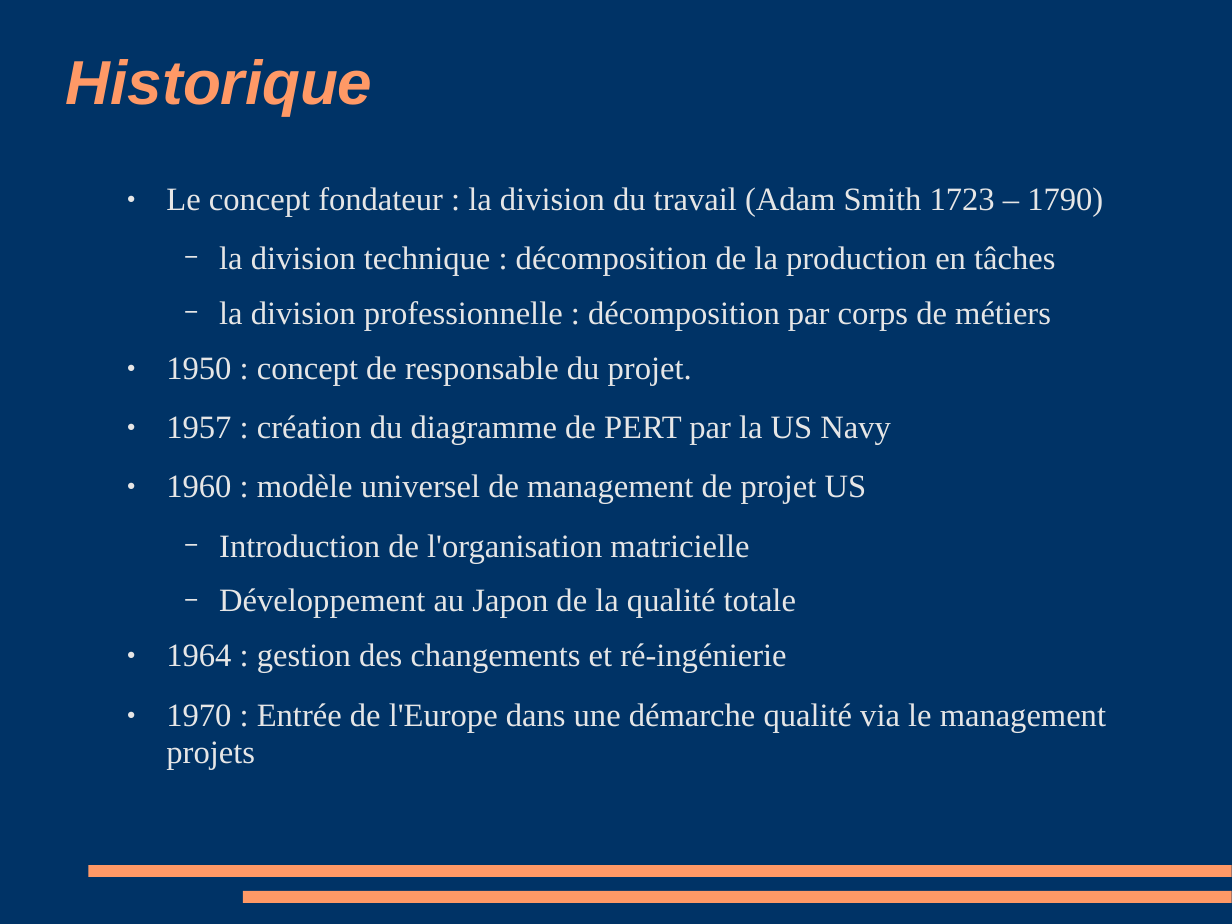
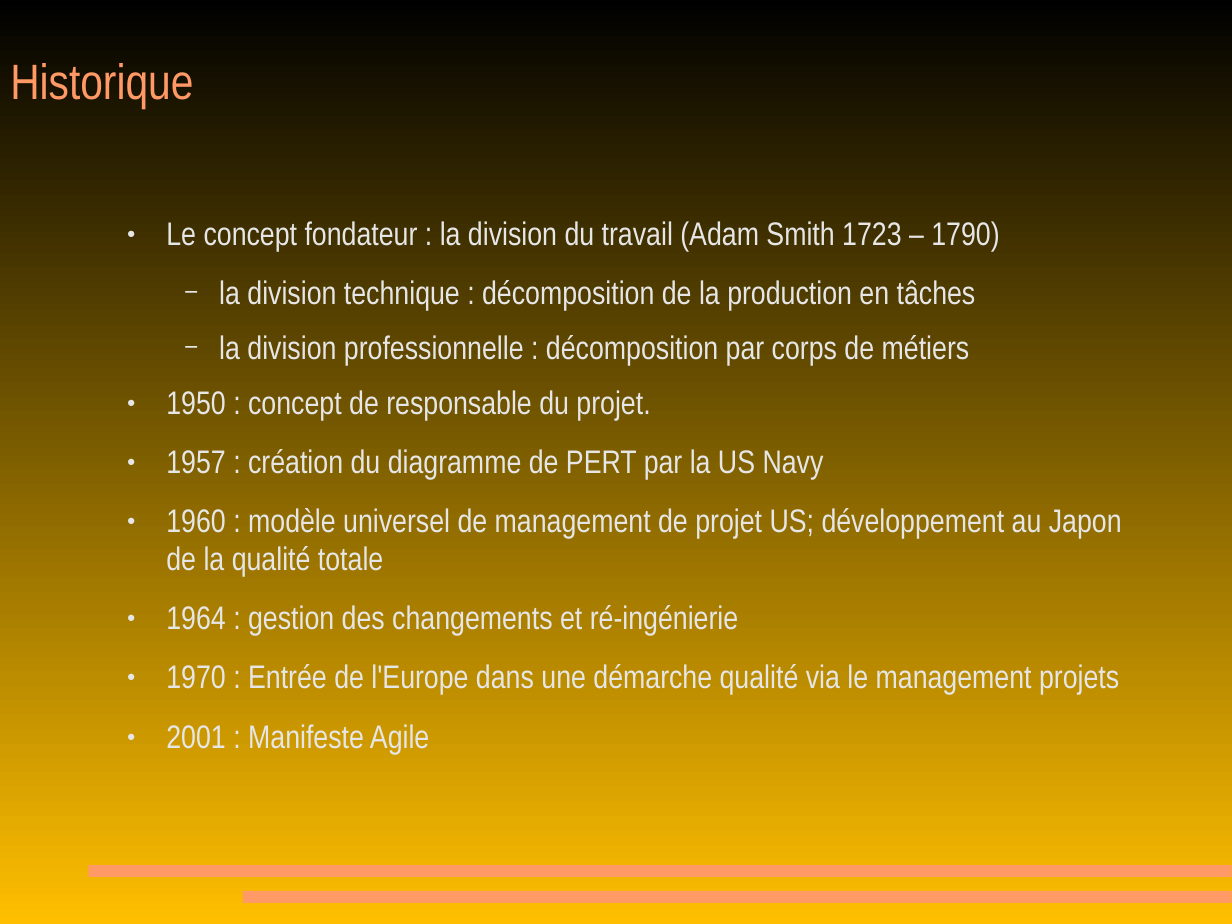
Before and after one commit to MichaelMondou/Cours, a slide deck: slide 4 of Gestion de projet/010 cours 1 gestion projet.pps (slide 3 before the commit). Drawn at 1232x924 pixels with LibreOffice and Linux fonts; fonts in the diff are those of the drawing. Boxes give left, top, right and bottom in pixels: in the first picture for what was removed or moved away, otherwise in the second. Text is boxed around its words. In the diff, an @@ line names an element or a change of style, - is before the commit and + after.

Commit message:
Les PDFs de gestion de projet à jour.

```diff
--- a/Gestion de projet/010 cours 1 gestion projet.pps
+++ b/Gestion de projet/010 cours 1 gestion projet.pps
@@ background #003366 to gradient #000000 to #FFBF00 @@
@@ title "Historique": place and size @@
-title "Historique" at (66,59,373,115)
+title "Historique" at (10,63,193,109)
@@ title "Historique" at (10,63,193,109): size 40 to 32 pt, font Arial to Arial Narrow, bold off, italic off @@
@@ text "Le concept fondateur : la ...": place and size @@
-text "Le concept fondateur : la ..." at (166,187,1106,769)
+text "Le concept fondateur : la ..." at (166,221,1122,754)
@@ text at (166,221,1119,695): font Times New Roman to Arial Narrow in "Le concept fondateur : la division du ...", "la division technique : décomposition de la ...", "la division professionnelle : décomposition par corps ...", "1950 : concept de responsable du projet." and 3 more places @@
@@ text at (166,508,1122,576): text changed; font Times New Roman to Arial Narrow @@
-● 1960 : modèle universel de management de projet US
-  − Introduction de l'organisation matricielle
-  − Développement au Japon de la qualité totale
+● 1960 : modèle universel de management de projet US; développement au Japon de la qualité totale
@@ text at (166,724,429,754): paragraph added @@
+● 2001 : Manifeste Agile
```
Also in this commit, not shown: 5 other slides changed, 9 slides added, 8 slides removed, 9 other files.
